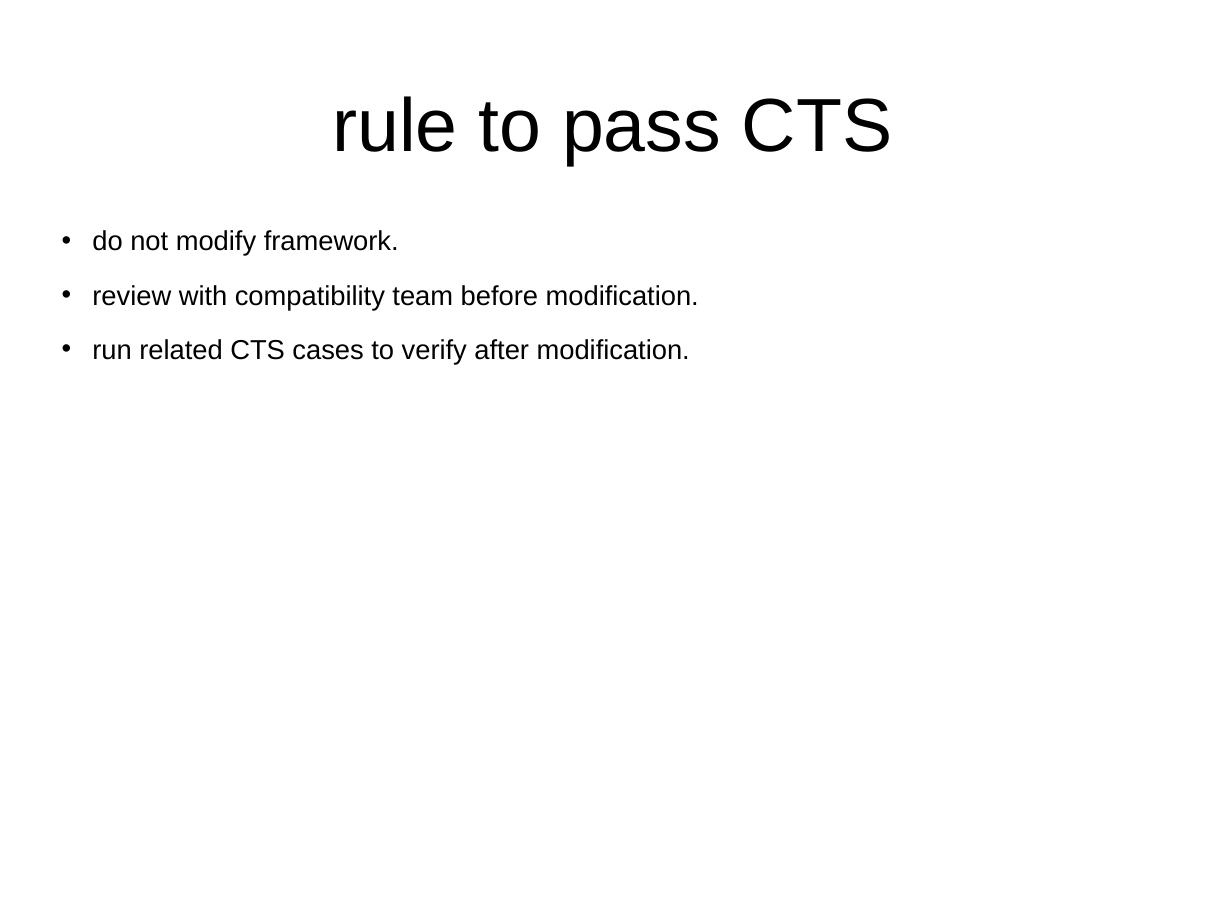
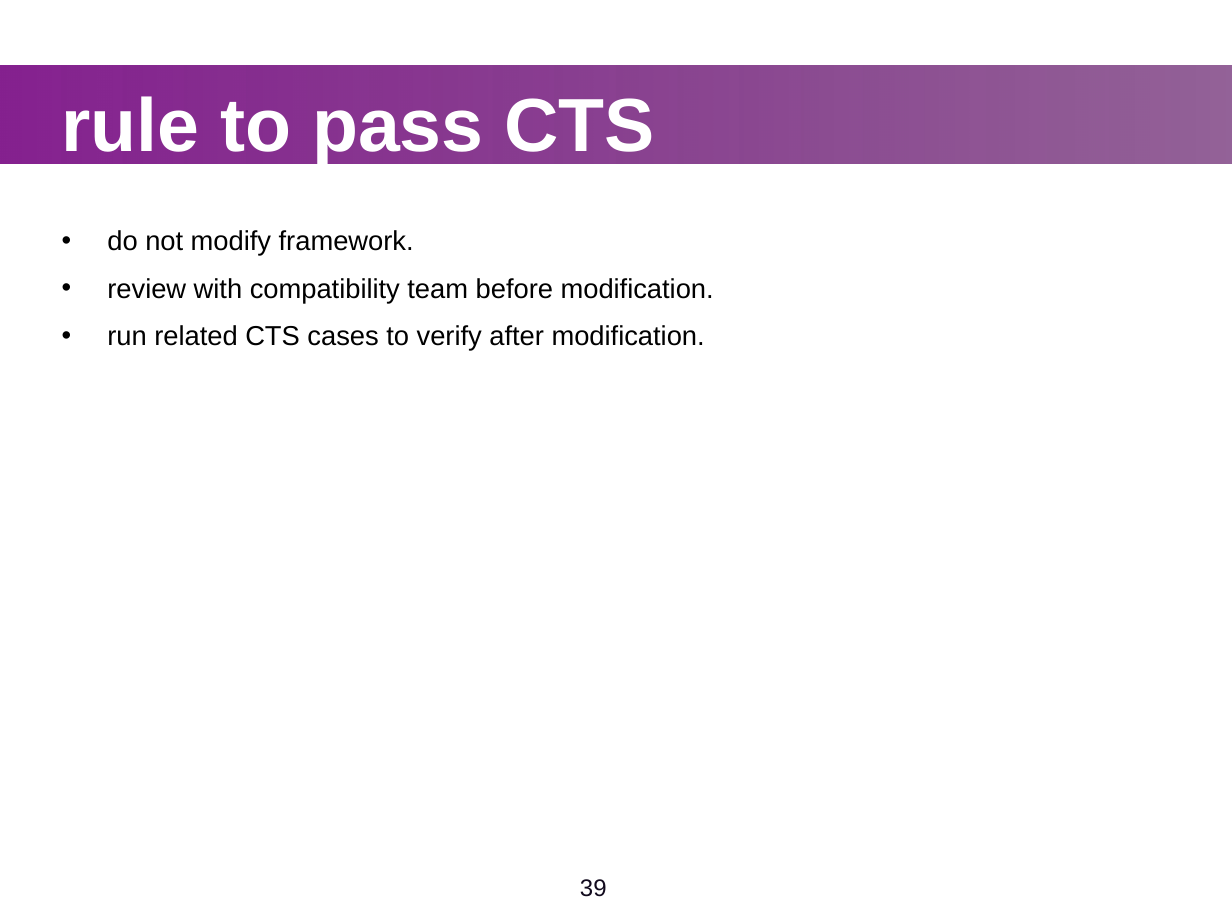
Before and after one commit to widerules/system-information, a slide deck: slide 39 of cts/CTS-training.ppt. Drawn at 1232x924 pixels with LibreOffice and Linux fonts; fonts in the diff are those of the drawing; background and template pictures are left out. Boxes give left, top, right and bottom in pixels: in the first picture for what was removed or moved away, otherwise in the second. Text is boxed around its words. In the diff, an @@ line names an element or a change of style, - is before the commit and + after.

Commit message:
jingtao: change style for all CTS slides

```diff
--- a/cts/CTS-training.ppt
+++ b/cts/CTS-training.ppt
@@ text "rule to pass CTS" at (62, 96, 654, 166): text colour #000000 to #FFFFFF, bold on; alignment centre to left @@
@@ rectangle added at (0, 65, 1232, 163), fill gradient #85218F to #611868 @@
@@ text "do not modify framework." at (107, 230, 714, 351): indent changed; less space between paragraphs @@
@@ page number added at (580, 879, 607, 897), 14 pt, text #120B1E @@
+39
```
Also in this commit, not shown: 36 other slides changed, 2 slides added, 3 slides removed, 2 other files.
